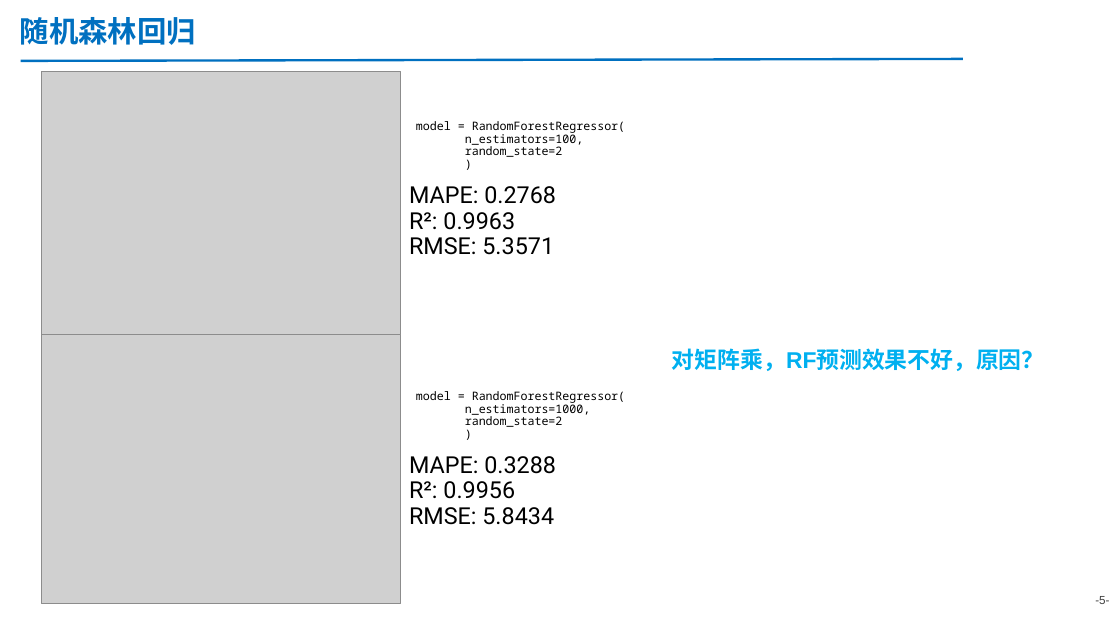
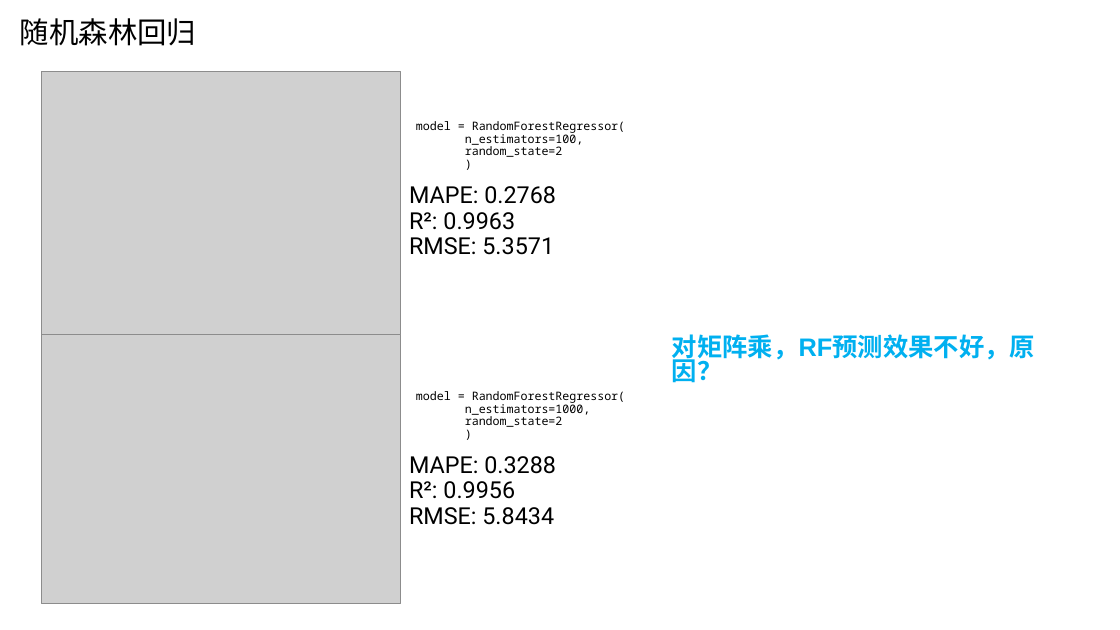
Before and after one commit to AE-26710/Time-Prediction, a slide deck: slide 5 of 20251106-同平台runtime预测-金.pptx. Drawn at 1120x630 pixels with LibreOffice and Linux fonts; fonts in the diff are those of the drawing; grey boxes stand for pictures. Boxes give left, top, right and bottom in pixels: in the first picture for what was removed or moved away, otherwise in the second. Text is boxed around its words. In the diff, an @@ line names an element or a change of style, - is before the commit and + after.

```diff
--- a/20251106-同平台runtime预测-金.pptx
+++ b/20251106-同平台runtime预测-金.pptx
@@ title "随机森林回归" at [20, 18, 196, 46]: text colour #0070C0 to #000000, bold off; vertical alignment top to middle @@
@@ line removed from (21, 60) to (963, 59) @@
@@ text "对矩阵乘，RF预测效果不好，原因？" at [672, 334, 1035, 383]: size 19.6 to 21.7 pt; line spacing 0.9 to 0.8 @@
@@ page number removed at [1095, 596, 1109, 604] @@
--5-
```
Also in this commit, not shown: 34 other slides changed, 1 slide added, 5 other files.
